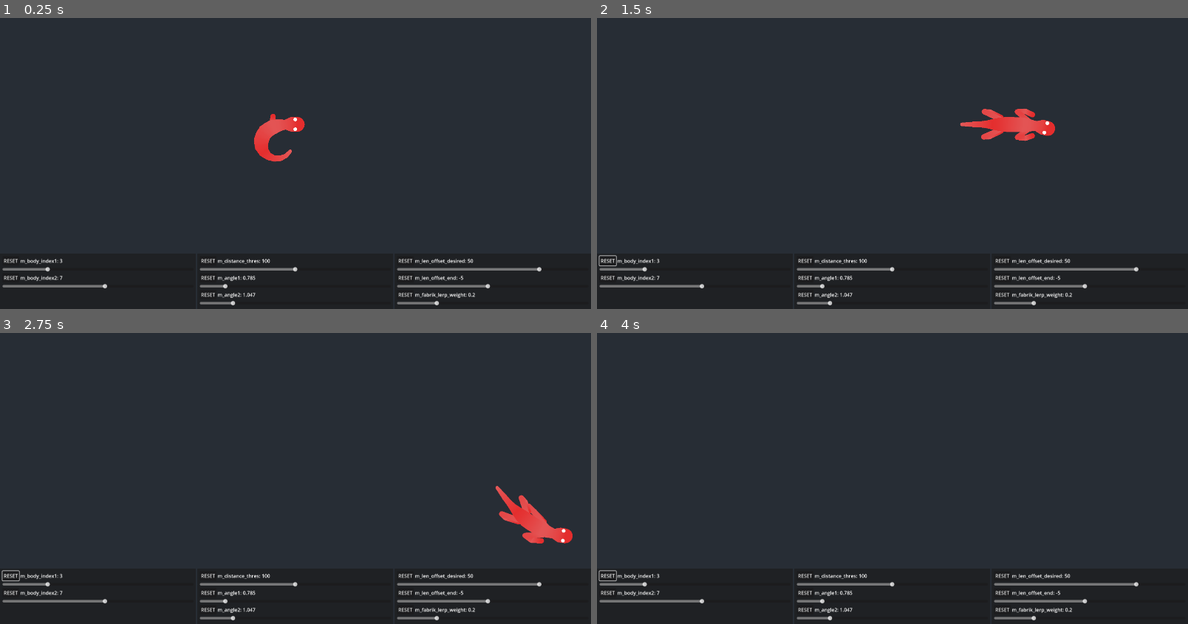
Above: before the commit, frames 1-4 (two rows, left to right).
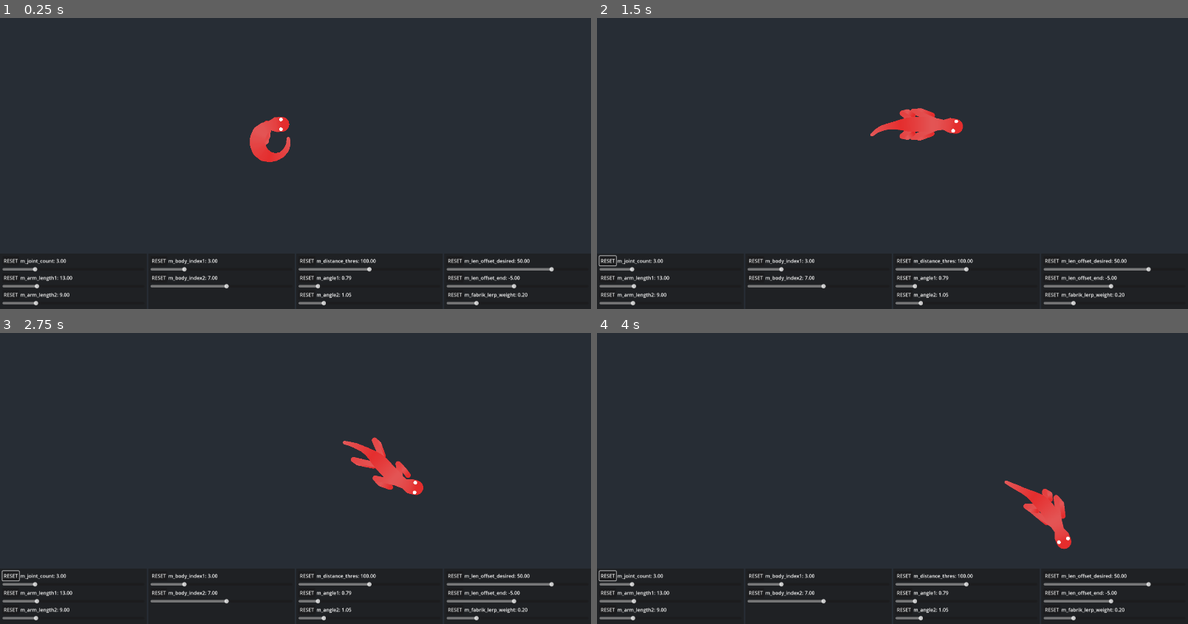
Above: after the commit, the same moments.

Repository: Dowsley/procedural-vivarium
Game: Godot game, scene res://src/game.tscn
Two runs of this game, one before a commit and one after it. Both use one fixed random seed, a clock stepped at 60 frames per second and the inputs below.
Inputs (mouse positions are in pixels of both pictures, inside the frame that each line leads up to):
- Up to frame 1 (0.25 s): no input
- Up to frame 2 (1.5 s): click "RESET" at 0.5 s; move the mouse to (1022, 125) at 1.27 s; hold E (steer_right) from 1.28 s (still down)
- Up to frame 3 (2.75 s): move the mouse to (177, 475) at 2.02 s; release E (steer_right) at 2.03 s; hold Q (steer_left) from 2.03 s (still down)
- Up to frame 4 (4 s): move the mouse to (951, 385) at 2.77 s; release Q (steer_left) at 2.78 s; hold E (steer_right) 2.78-3.53 s; move the mouse to (862, 525) at 3.52 s; hold Shift (accel) from 3.53 s (still down)

The runs differ from the first frame. In frame 1, 3.3% of the frame differs, in the area x 0-94%, y 32-99%; in frame 2, 4.6%; in frame 3, 4.7%, in the area x 0-97%, y 35-99%; in frame 4, 3.7%.

Commit message:
Add new parameters for Devtools

Diff:
--- a/src/creatures/chain.gd
+++ b/src/creatures/chain.gd
@@ -20,6 +20,7 @@
 
 	points.clear()
 	angles.clear()
+	clear_points()
 	add_point(Vector2.ZERO)
 	angles.push_back(0.0);
 	for i in range(joint_count):
--- a/src/creatures/creature.gd
+++ b/src/creatures/creature.gd
@@ -14,8 +14,8 @@
 @export_category("Behaviour and Appearance")
 @export var eye_size := 4
 @export var eye_color := Color.WHITE
-@export var move_speed := 200.0
-@export var accel_speed := 1
+@export var move_speed := 100.0
+@export var accel_speed := 1.0
 
 const CLOSE_ENOUGH_TO_MOUSE_RADIUS := 10
 var velocity: Vector2
@@ -25,7 +25,6 @@
 	var steering_input: float = Input.get_action_strength("steer_right") - Input.get_action_strength("steer_left")
 	var accel_input: float = Input.get_action_strength("accel") - Input.get_action_strength("deaccel")
 	move_speed += accel_speed * accel_input
-	print(accel_speed * accel_input)
 
 	if steering_input != 0:
 		var rotation_angle: float = steering_input * deg_to_rad(90) * delta
--- a/src/creatures/lizard.gd
+++ b/src/creatures/lizard.gd
@@ -14,7 +14,7 @@
 
 var active := true
 
-var params := {
+@export var params := {
 	"m_arm_length1": 52 / 4,
 	"m_arm_length2": 36 / 4,
 	"m_joint_count": 3,
@@ -28,29 +28,13 @@
 	"m_fabrik_lerp_weight": 0.2,
 }
 
-#var m_arm_length1 := 52 / 4
-#var m_arm_length2 := 36 / 4
-#var m_joint_count := 3
-#var m_body_index1 := 3
-#var m_body_index2 := 7
-#var m_angle1 := PI / 4
-#var m_angle2 := PI / 3
-#var m_len_offset_desired := 50
-#var m_distance_thres := 100
-#var m_len_offset_end := -5
-#var m_fabrik_lerp_weight := 0.2
-
 
 func _ready() -> void:
 	spine.initialize(joint_count, link_size, angle_constraint)
 	left_eye.initialize(eye_size, eye_color)
 	right_eye.initialize(eye_size, eye_color)
 
-	arms_desired.resize(4)
-	for i in range(4):
-		arms_desired[i] = Vector2.ZERO
-		var arm_length: int = params["m_arm_length1"] if i < 2 else params["m_arm_length2"]
-		arms[i].initialize(params["m_joint_count"], arm_length)
+	initialize_arms()
 
 
 func _process(delta: float) -> void:
@@ -102,6 +86,15 @@
 		draw_line(arms[i].points[0], arms_desired[i], Color.GREEN, 2)  # Target position
 
 
+func initialize_arms() -> void:
+	arms_desired.clear()
+	arms_desired.resize(4)
+	for i in range(4):
+		arms_desired[i] = Vector2.ZERO
+		var arm_length: int = params["m_arm_length1"] if i < 2 else params["m_arm_length2"]
+		arms[i].initialize(params["m_joint_count"], arm_length)
+
+
 func set_param(key: String, val) -> bool:
 	if not params.has(key):
 		return false
--- a/src/game.tscn
+++ b/src/game.tscn
@@ -48,11 +48,42 @@
 unique_name_in_owner = true
 position = Vector2(904, 560)
 keyboard_control = true
-move_speed = 200.0
+move_speed = 100.0
 
 [node name="HBoxContainer" type="HBoxContainer" parent="VBoxContainer"]
 layout_mode = 2
 size_flags_vertical = 3
+
+[node name="PanelContainer4" type="PanelContainer" parent="VBoxContainer/HBoxContainer"]
+layout_mode = 2
+size_flags_horizontal = 3
+theme_override_styles/panel = SubResource("StyleBoxFlat_67e8l")
+
+[node name="VBoxContainer" type="VBoxContainer" parent="VBoxContainer/HBoxContainer/PanelContainer4"]
+layout_mode = 2
+
+[node name="JointCountParamEditor" parent="VBoxContainer/HBoxContainer/PanelContainer4/VBoxContainer" groups=["param_editor"] instance=ExtResource("2_fwkne")]
+layout_mode = 2
+param_name = "m_joint_count"
+min = 1.0
+max = 10.0
+should_trigger_arm_compute = true
+
+[node name="ArmLen1ParamEditor" parent="VBoxContainer/HBoxContainer/PanelContainer4/VBoxContainer" groups=["param_editor"] instance=ExtResource("2_fwkne")]
+layout_mode = 2
+param_name = "m_arm_length1"
+min = 1.0
+max = 52.0
+step = 0.1
+should_trigger_arm_compute = true
+
+[node name="ArmLen2ParamEditor" parent="VBoxContainer/HBoxContainer/PanelContainer4/VBoxContainer" groups=["param_editor"] instance=ExtResource("2_fwkne")]
+layout_mode = 2
+param_name = "m_arm_length2"
+min = 1.0
+max = 36.0
+step = 0.1
+should_trigger_arm_compute = true
 
 [node name="PanelContainer" type="PanelContainer" parent="VBoxContainer/HBoxContainer"]
 layout_mode = 2
--- a/src/ui/param_editor.gd
+++ b/src/ui/param_editor.gd
@@ -9,6 +9,7 @@
 @export var min := 0.0
 @export var max := 100.0
 @export var step := 1.0
+@export var should_trigger_arm_compute := false
 
 var default_val: float
 var lizard: Lizard
@@ -30,12 +31,15 @@
 
 
 func set_val(val: float) -> void:
-	value_label.text = str(val)
-	lizard.set_param(param_name, val)
-	lizard.set_param(param_name, val)
+	value_label.text = String("%.2f" % val)
+	if lizard:
+		lizard.set_param(param_name, val)
+
 
 func _on_slider_value_changed(value: float) -> void:
 	set_val(value)
+	if should_trigger_arm_compute and lizard:
+		lizard.initialize_arms()
 
 
 func _on_button_button_up() -> void:
